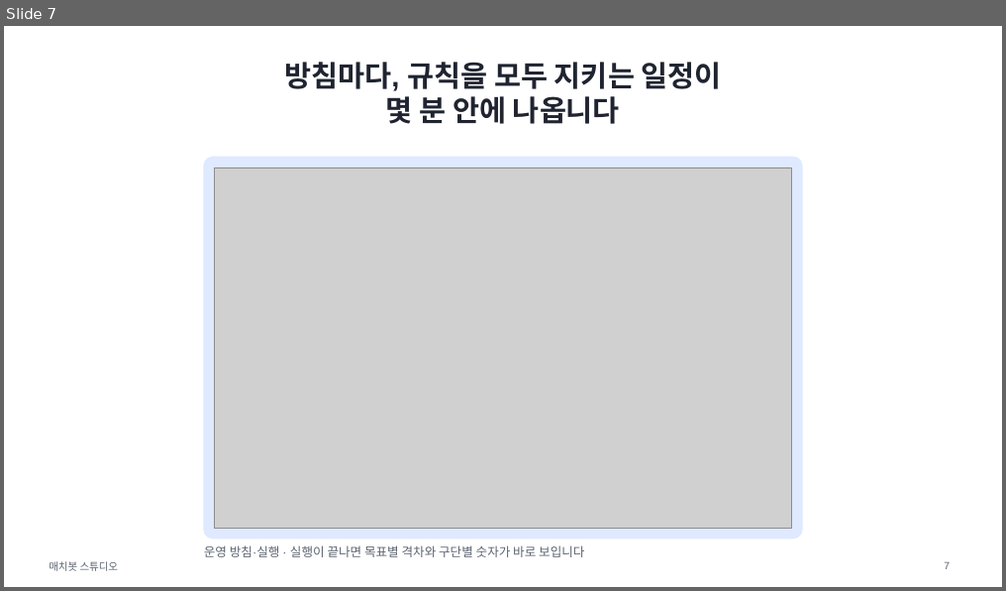
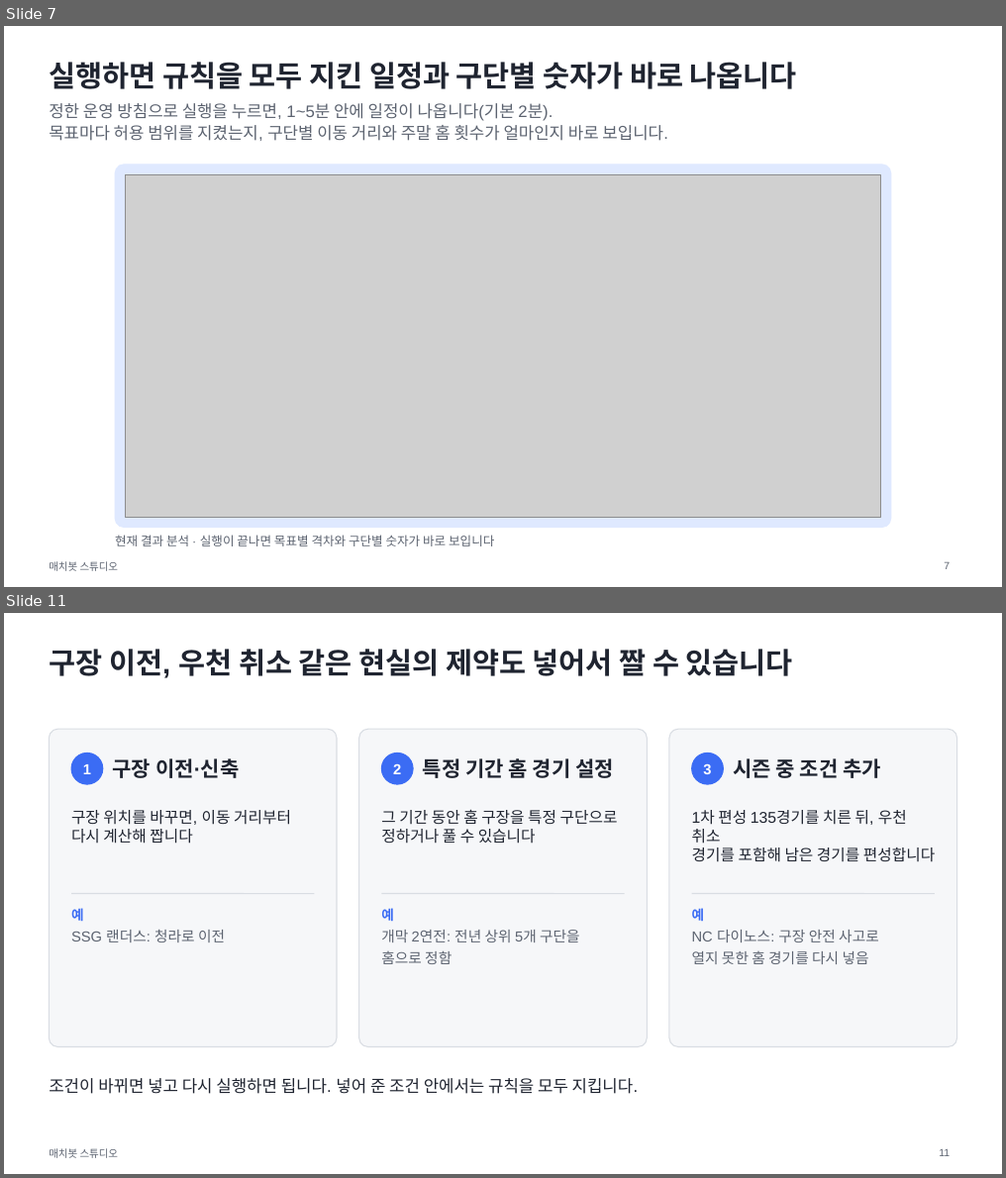
Before and after one commit to drimdrim2002/kbo-scheduler, a slide deck: docs/deck/matchbot-talk.pptx. Shown one above the other, each under a label of ours: slide 7 before the commit, slides 7 and 11 after it; the slides between them are not shown. The pictures are 1006x591 and 1006x1178 pixels, drawn with LibreOffice and Linux fonts; fonts in the diff are those of the drawing; grey boxes stand for pictures. Boxes give left, top, right and bottom in pixels: in the first picture for what was removed or moved away, otherwise in the second. Text is boxed around its words. In the diff, an @@ line names an element or a change of style, - is before the commit and + after.

```diff
--- a/docs/deck/matchbot-talk.pptx
+++ b/docs/deck/matchbot-talk.pptx
@@ slide 11 added at (x1=4, y1=613, x2=1002, y2=1174), background #FFFFFF; not listed: 1 template element that a slide beside it also shows @@
@@ title added at (x1=49, y1=649, x2=793, y2=678), 28 pt, text #1F2430, bold @@
+구장 이전, 우천 취소 같은 현실의 제약도 넣어서 짤 수 있습니다
@@ rounded rectangle added at (x1=49, y1=729, x2=337, y2=1048), fill #F6F7F9, outline #D9DDE3 1 pt @@
@@ rounded rectangle added at (x1=358, y1=729, x2=647, y2=1048), fill #F6F7F9, outline #D9DDE3 1 pt @@
@@ rounded rectangle added at (x1=669, y1=729, x2=957, y2=1048), fill #F6F7F9, outline #D9DDE3 1 pt @@
@@ ellipse added at (x1=71, y1=753, x2=103, y2=784), fill #3B6CF4, outline #3B6CF4 1 pt @@
@@ text added at (x1=113, y1=759, x2=239, y2=778), 20 pt, text #1F2430, bold @@
+구장 이전·신축
@@ ellipse added at (x1=381, y1=753, x2=413, y2=784), fill #3B6CF4, outline #3B6CF4 1 pt @@
@@ text added at (x1=423, y1=759, x2=614, y2=778), 20 pt, text #1F2430, bold @@
+특정 기간 홈 경기 설정
@@ ellipse added at (x1=692, y1=753, x2=724, y2=784), fill #3B6CF4, outline #3B6CF4 1 pt @@
@@ text added at (x1=733, y1=759, x2=881, y2=778), 20 pt, text #1F2430, bold @@
+시즌 중 조건 추가
@@ text added at (x1=83, y1=764, x2=91, y2=774), 14 pt, text #FFFFFF, bold @@
+1
@@ text added at (x1=393, y1=764, x2=401, y2=774), 14 pt, text #FFFFFF, bold @@
+2
@@ text added at (x1=703, y1=764, x2=711, y2=774), 14 pt, text #FFFFFF, bold @@
+3
@@ text added at (x1=71, y1=810, x2=291, y2=844), 15 pt, text #1F2430 @@
+구장 위치를 바꾸면, 이동 거리부터
+다시 계산해 짭니다
@@ text added at (x1=381, y1=809, x2=618, y2=844), 15 pt, text #1F2430 @@
+그 기간 동안 홈 구장을 특정 구단으로
+정하거나 풀 수 있습니다
@@ text added at (x1=692, y1=810, x2=935, y2=862), 15 pt, text #1F2430 @@
+1차 편성 135경기를 치른 뒤, 우천 취소
+경기를 포함해 남은 경기를 편성합니다
@@ line added from (71, 894) to (314, 894), #D9DDE3 1 pt @@
@@ text added at (x1=71, y1=908, x2=225, y2=943), 14 pt, text #5C6370 @@
+예
+SSG 랜더스: 청라로 이전
@@ line added from (381, 894) to (625, 894), #D9DDE3 1 pt @@
@@ text added at (x1=381, y1=908, x2=580, y2=964), 14 pt, text #5C6370 @@
+예
+개막 2연전: 전년 상위 5개 구단을
+홈으로 정함
@@ line added from (692, 894) to (935, 894), #D9DDE3 1 pt @@
@@ text added at (x1=692, y1=908, x2=879, y2=964), 14 pt, text #5C6370 @@
+예
+NC 다이노스: 구장 안전 사고로
+열지 못한 홈 경기를 다시 넣음
@@ text added at (x1=49, y1=1078, x2=639, y2=1094), 16 pt, text #1F2430 @@
+조건이 바뀌면 넣고 다시 실행하면 됩니다. 넣어 준 조건 안에서는 규칙을 모두 지킵니다.
@@ page number added at (x1=939, y1=1150, x2=949, y2=1157), 10 pt, text #5C6370 @@
+11
@@ slide 7 changed as well @@
@@ title at (x1=49, y1=62, x2=797, y2=89): text changed @@
-방침마다, 규칙을 모두 지키는 일정이
-몇 분 안에 나옵니다
+실행하면 규칙을 모두 지킨 일정과 구단별 숫자가 바로 나옵니다
@@ text added at (x1=49, y1=103, x2=668, y2=141), 16 pt, text #5C6370 @@
+정한 운영 방침으로 실행을 누르면, 1~5분 안에 일정이 나옵니다(기본 2분).
+목표마다 허용 범위를 지켰는지, 구단별 이동 거리와 주말 홈 횟수가 얼마인지 바로 보입니다.
@@ rounded rectangle resized from (x1=204, y1=157, x2=802, y2=539) to (x1=115, y1=165, x2=891, y2=528) @@
@@ rounded rectangle at (x1=115, y1=165, x2=891, y2=528): proportions changed @@
@@ picture resized from (x1=214, y1=168, x2=792, y2=528) to (x1=126, y1=174, x2=880, y2=517) @@
@@ text at (x1=115, y1=535, x2=494, y2=547): text changed @@
-운영 방침·실행 · 실행이 끝나면 목표별 격차와 구단별 숫자가 바로 보입니다
+현재 결과 분석 · 실행이 끝나면 목표별 격차와 구단별 숫자가 바로 보입니다
```
Also in this commit, not shown: 7 other slides changed, 3 other slides added, 6 slides removed, 9 other files.
